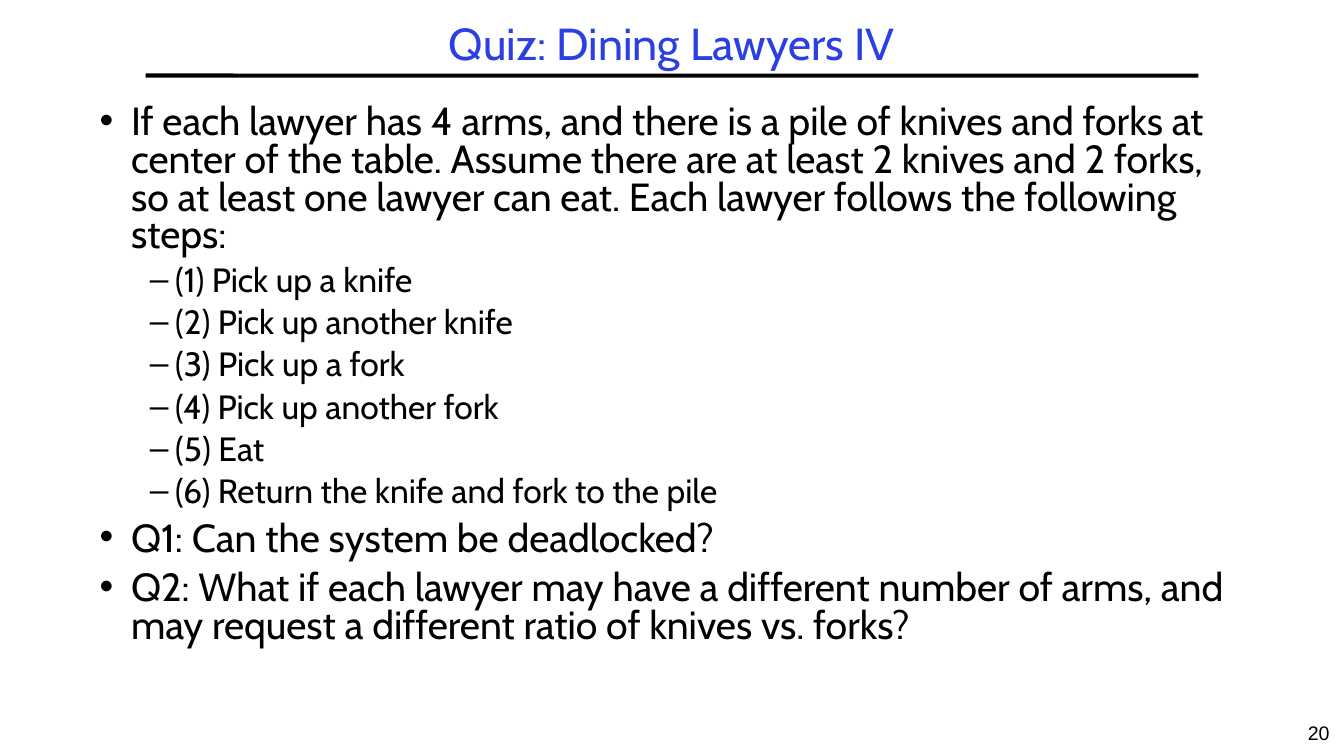
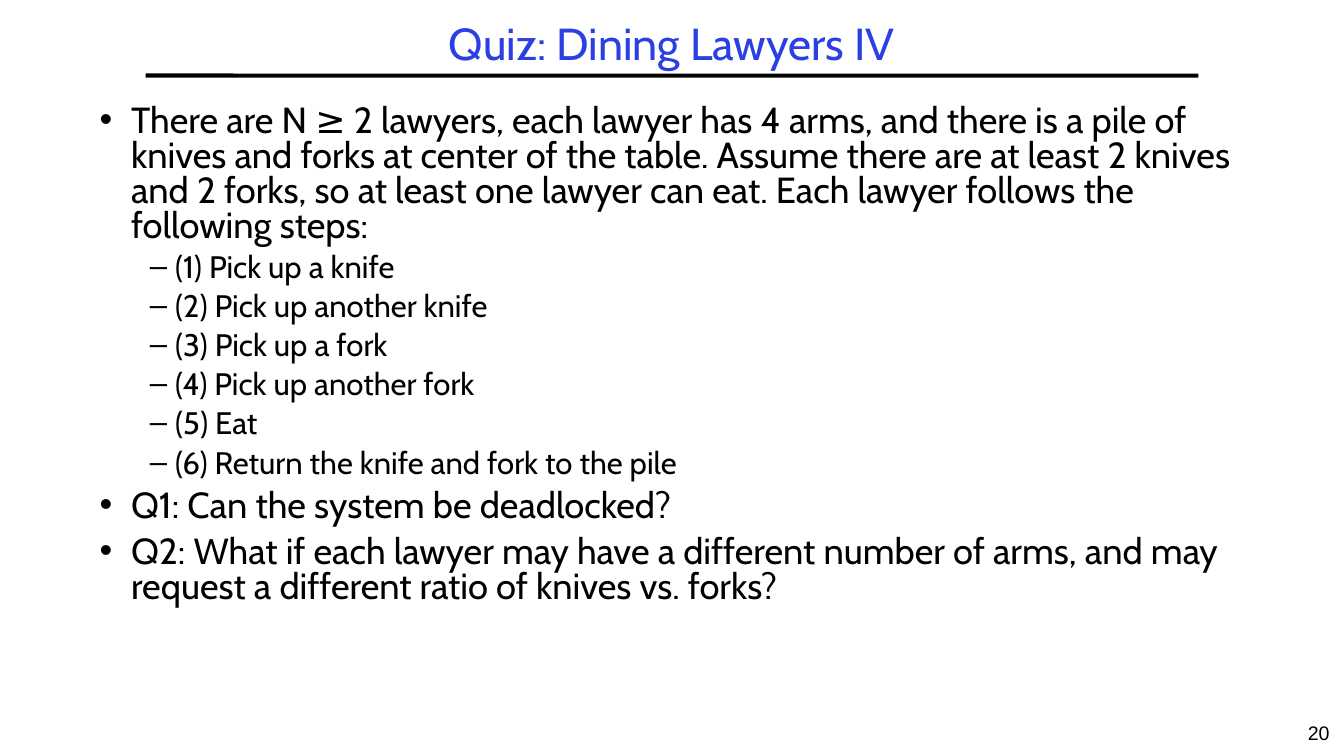
Before and after one commit to guhofstra/CSC256Fa25, a slide deck: slide 20 of PPTs/L4-Exercises ANS.pptx. Drawn at 1344x756 pixels with LibreOffice and Linux fonts; fonts in the diff are those of the drawing. Boxes give left, top, right and bottom in pixels: in the first picture for what was removed or moved away, otherwise in the second. Text is boxed around its words. In the diff, an @@ line names an element or a change of style, - is before the commit and + after.

```diff
--- a/PPTs/L4-Exercises ANS.pptx
+++ b/PPTs/L4-Exercises ANS.pptx
@@ text at (131, 105, 1230, 246): text changed; size 28 to 25.9 pt @@
-• If each lawyer has 4 arms, and there is a pile of knives and forks at center of the table. Assume there are at least 2 knives and 2 forks, so at least one lawyer can eat. Each lawyer follows the following steps:
+• There are N ≥ 2 lawyers, each lawyer has 4 arms, and there is a pile of knives and forks at center of the table. Assume there are at least 2 knives and 2 forks, so at least one lawyer can eat. Each lawyer follows the following steps:
@@ text at (131, 254, 1218, 607): size 24 to 22.2 pt in "(1) Pick up a knife", "(2) Pick up another knife", "(3) Pick up a fork", "(4) Pick up another fork" and 2 more places; size 28 to 25.9 pt in "Q1: Can the system be deadlocked?", "Q2: What if each lawyer may have ..." @@
```
Also in this commit, not shown: 3 other slides changed, 1 other file.
